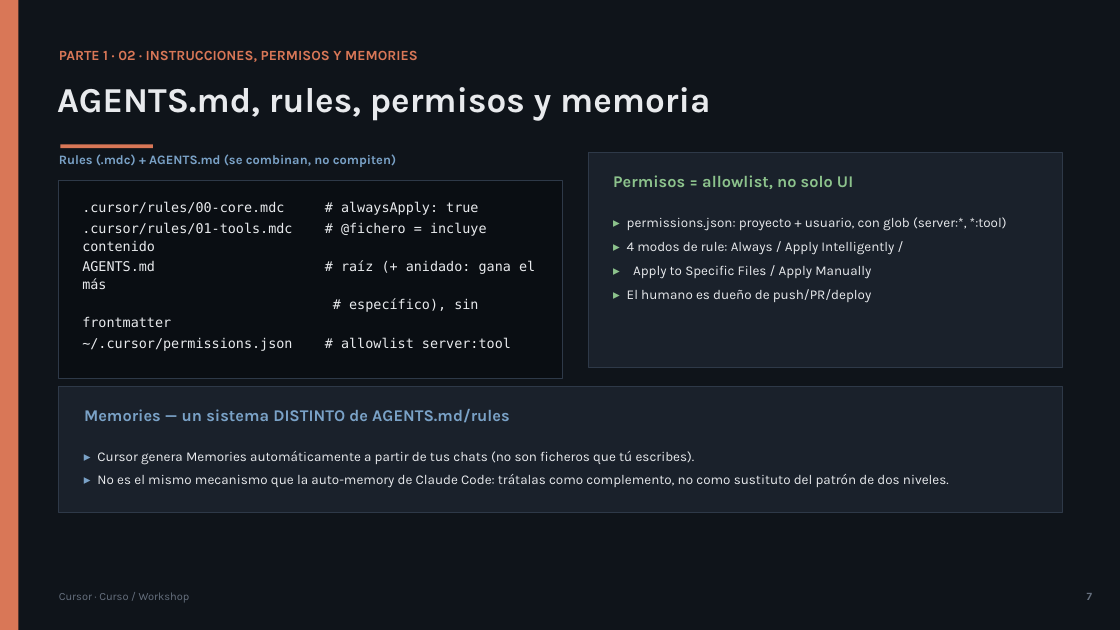
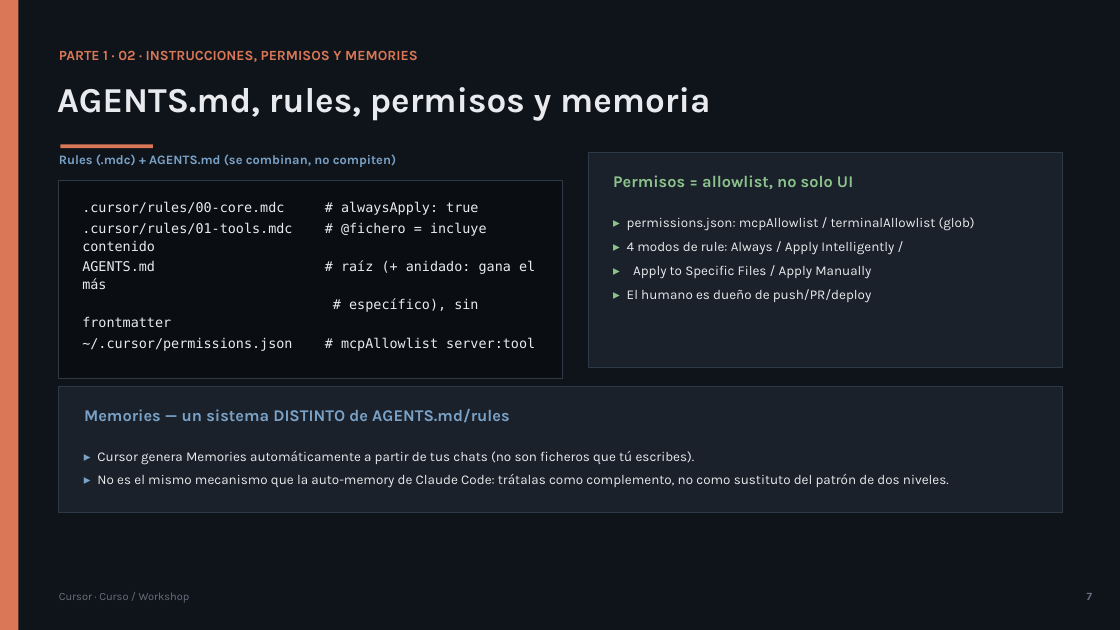
Before and after one commit to olonok69/cursor_code_ml_engineer, a slide deck: slide 7 of presentacion/Cursor_Presentacion.pptx. Drawn at 1120x630 pixels with LibreOffice and Linux fonts; fonts in the diff are those of the drawing. Boxes give left, top, right and bottom in pixels: in the first picture for what was removed or moved away, otherwise in the second. Text is boxed around its words. In the diff, an @@ line names an element or a change of style, - is before the commit and + after.

Commit message:
cursor review

```diff
--- a/presentacion/Cursor_Presentacion.pptx
+++ b/presentacion/Cursor_Presentacion.pptx
@@ text at [627, 217, 975, 231]: text changed @@
-▸ permissions.json: proyecto + usuario, con glob (server:*, *:tool)
+▸ permissions.json: mcpAllowlist / terminalAllowlist (glob)
@@ text at [82, 337, 535, 351]: text changed @@
-~/.cursor/permissions.json # allowlist server:tool
+~/.cursor/permissions.json # mcpAllowlist server:tool
```
Also in this commit, not shown: 10 other slides changed, 14 other files.
